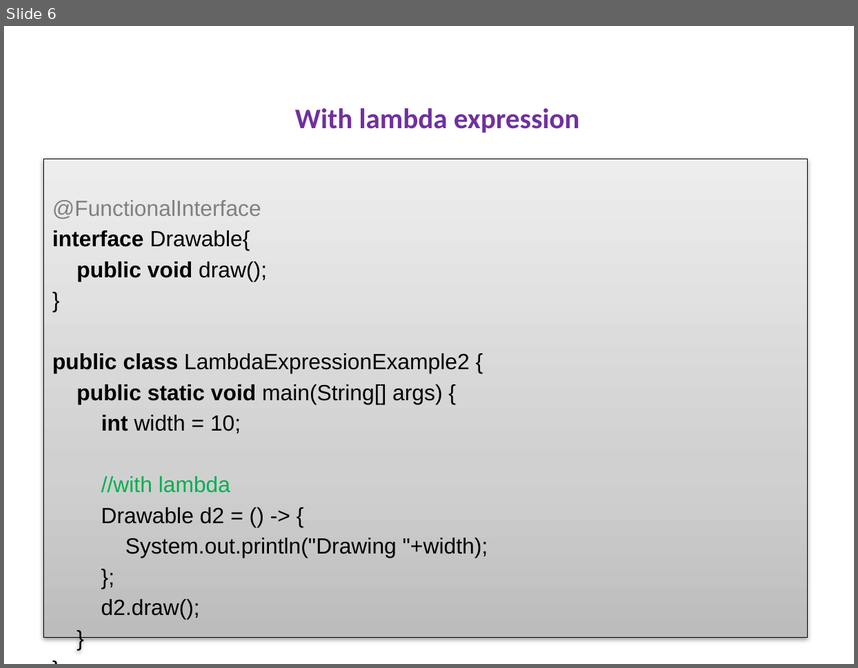
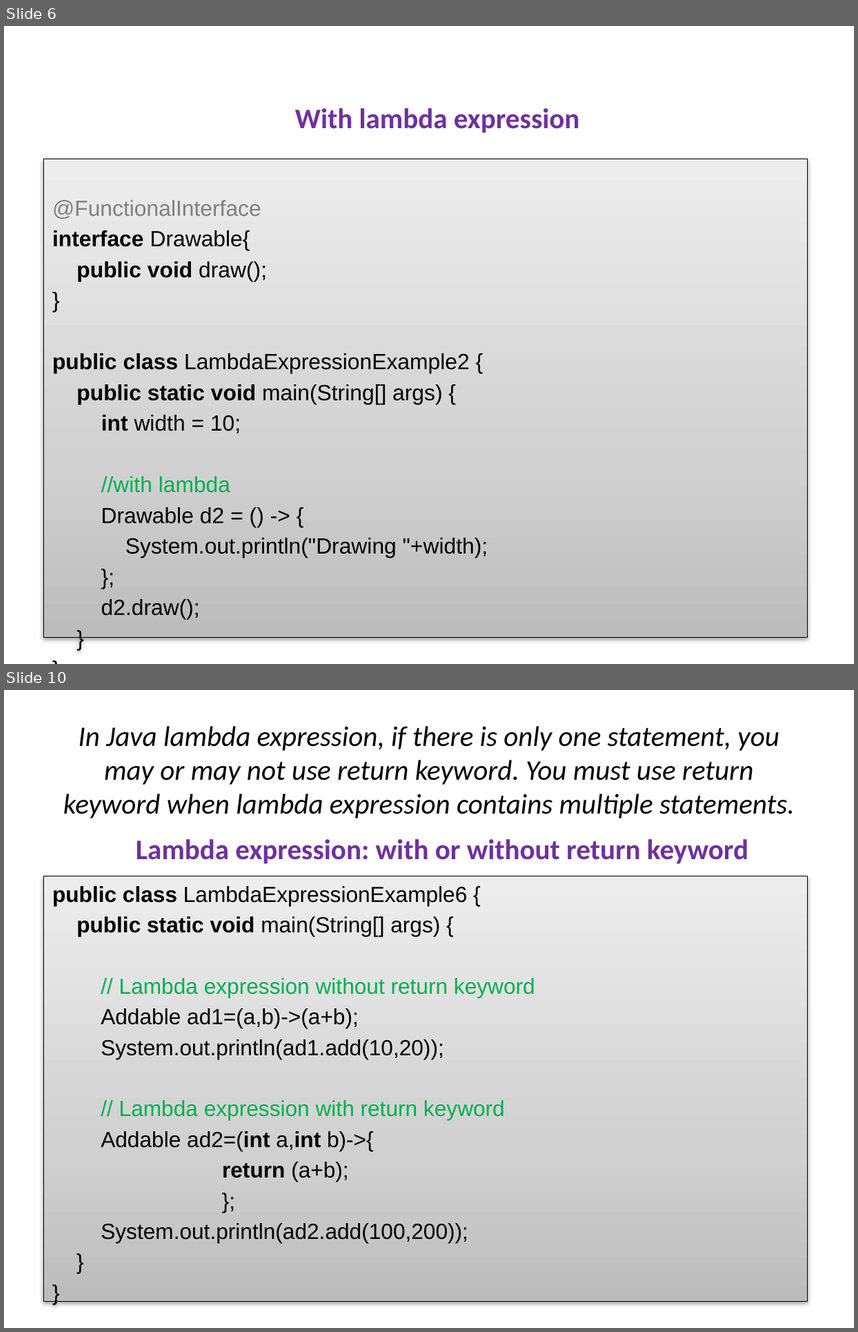
Before and after one commit to Rekklas/lambdas_presentation, a slide deck: lambdas.pptx. Shown one above the other, each under a label of ours: slide 6 before the commit, slides 6 and 10 after it; the slides between them are not shown. The pictures are 858x668 and 858x1332 pixels, drawn with LibreOffice and Linux fonts; fonts in the diff are those of the drawing. Boxes give left, top, right and bottom in pixels: in the first picture for what was removed or moved away, otherwise in the second. Text is boxed around its words. In the diff, an @@ line names an element or a change of style, - is before the commit and + after.

Commit message:
added 4 slides about parameters and return keyword

```diff
--- a/lambdas.pptx
+++ b/lambdas.pptx
@@ slide 10 added at (4, 690, 854, 1328), background #FFFFFF @@
@@ title added at (63, 726, 795, 818), 24 pt, text #000000, italic @@
+In Java lambda expression, if there is only one statement, you may or may not use return keyword. You must use return keyword when lambda expression contains multiple statements.
@@ text added at (136, 839, 749, 864), 24 pt, text #7030A0, bold @@
+Lambda expression: with or without return keyword
@@ text added at (44, 876, 807, 1301), fill gradient #BDBDBD to #D1D1D1 to #EEEEEE, outline #000000 0.75 pt, 18.5 pt, text #000000 @@
+public class LambdaExpressionExample6 {
+public static void main(String[] args) {
+// Lambda expression without return keyword
+Addable ad1=(a,b)->(a+b);
+System.out.println(ad1.add(10,20));
+// Lambda expression with return keyword
+Addable ad2=(int a,int b)->{
+return (a+b);
+};
+System.out.println(ad2.add(100,200));
+}
+}
```
Also in this commit, not shown: 3 other slides added.
